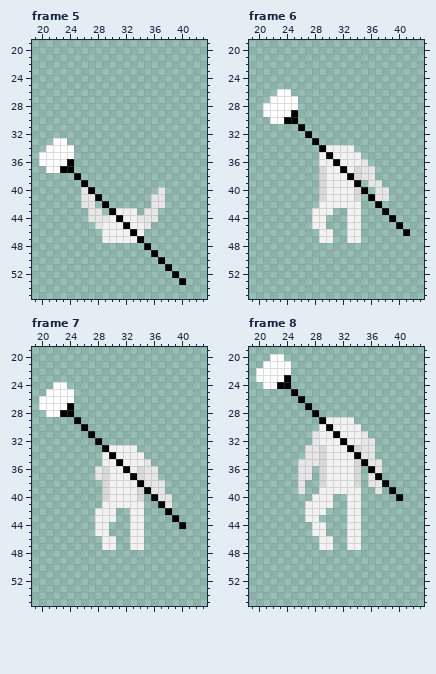
One commit to this pixel-art file: Assets/Art/Characters/Player/Roll/Player_Roll_Up.aseprite. The picture above is the old version.
64x64 pixels, 8 frames. Shown: frame 5: x 19..43, y 19..55; frame 6: x 19..43, y 19..55; frame 7: x 19..43, y 19..55; frame 8: x 19..43, y 19..55. The commit also changed other frames, which this record leaves out.
Once edited:
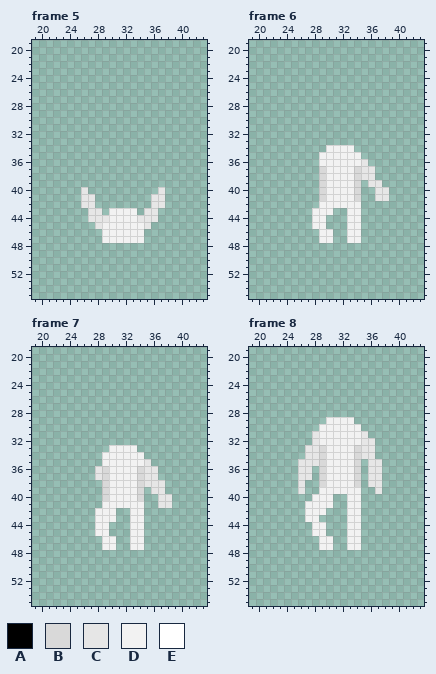
Palette (. is transparent): A #000000  B #d9d9d9  C #e6e6e6  D #f2f2f2  E #ffffff
From old to new:
layer "Weapons/Staff" now hidden
Frame 5:
y 33: x 22..23 EE -> ..
y 34: x 21..24 EEEE -> ....
y 35: x 20..24 EEEEE -> .....
y 36: x 20..24 EEEEA -> .....
y 37: x 21..24 EEAA -> ....
y 38: x 25 A -> .
y 39: x 26 A -> .
y 40: x 27 A -> .
y 41: x 28 A -> .
y 42: x 29 A -> .
y 43: x 30 A -> D
y 44: x 31 A -> D
y 45: x 32 A -> D
y 46: x 33 A -> D
y 47: x 34 A -> D
y 48: x 35 A -> .
y 49: x 36 A -> .
y 50: x 37 A -> .
y 51: x 38 A -> .
y 52: x 39 A -> .
y 53: x 40 A -> .
Frame 6:
y 26: x 23..24 EE -> ..
y 27: x 22..25 EEEE -> ....
y 28: x 21..25 EEEEE -> .....
y 29: x 21..25 EEEEA -> .....
y 30: x 22..25 EEAA -> ....
y 31: x 26 A -> .
y 32: x 27 A -> .
y 33: x 28 A -> .
y 34: x 29 A -> .
y 35: x 30 A -> D
y 36: x 31 A -> D
y 37: x 32 A -> D
y 38: x 33 A -> D
y 39: x 34 A -> B
y 40: x 35 A -> .
y 41: x 36 A -> .
y 42: x 37 A -> .
y 43: x 38 A -> .
y 44: x 39 A -> .
y 45: x 40 A -> .
y 46: x 41 A -> .
Frame 7:
y 24: x 22..23 EE -> ..
y 25: x 21..24 EEEE -> ....
y 26: x 20..24 EEEEE -> .....
y 27: x 20..24 EEEEA -> .....
y 28: x 21..24 EEAA -> ....
y 29: x 25 A -> .
y 30: x 26 A -> .
y 31: x 27 A -> .
y 32: x 28 A -> .
y 33: x 29 A -> .
y 34: x 30 A -> D
y 35: x 31 A -> D
y 36: x 32 A -> D
y 37: x 33 A -> D
y 38: x 34 A -> B
y 39: x 35 A -> .
y 40: x 36 A -> .
y 41: x 37 A -> C
y 42: x 38 A -> .
y 43: x 39 A -> .
y 44: x 40 A -> .
Frame 8:
y 20: x 22..23 EE -> ..
y 21: x 21..24 EEEE -> ....
y 22: x 20..24 EEEEE -> .....
y 23: x 20..24 EEEEA -> .....
y 24: x 21..24 EEAA -> ....
y 25: x 25 A -> .
y 26: x 26 A -> .
y 27: x 27 A -> .
y 28: x 28 A -> .
y 29: x 29 A -> .
y 30: x 30 A -> D
y 31: x 31 A -> D
y 32: x 32 A -> D
y 33: x 33 A -> D
y 34: x 34 A -> B
y 35: x 35 A -> .
y 36: x 36 A -> C
y 37: x 37 A -> C
y 38: x 38 A -> .
y 39: x 39 A -> .
y 40: x 40 A -> .
Boxes around the changes in both pictures, in picture pixels (x1, y1, x2, y2):
changed: (39, 138, 186, 285)
changed: (263, 89, 410, 236)
changed: (39, 382, 186, 529)
changed: (256, 354, 403, 501)
